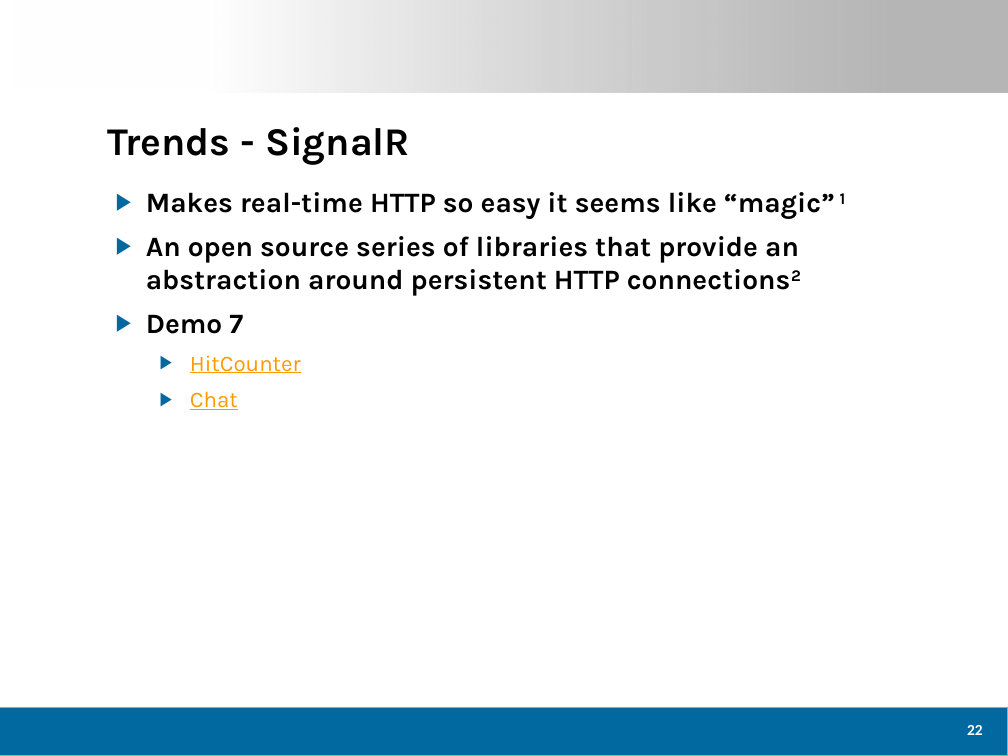
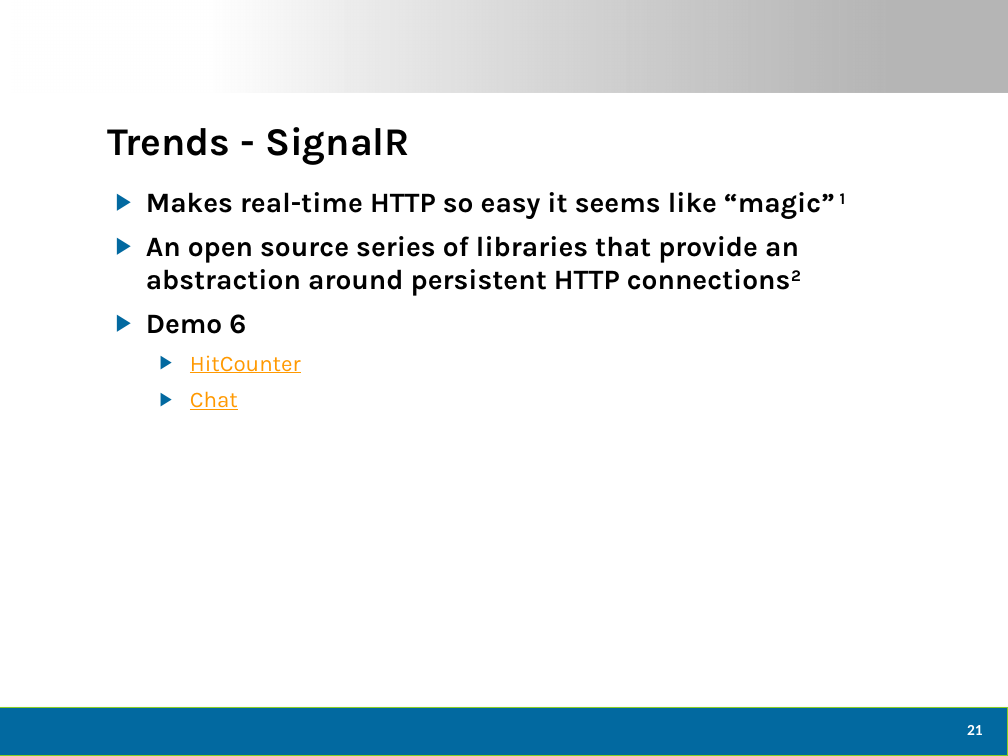
Before and after one commit to dtomyn/HTML5Demo1, a slide deck: slide 22 of Docs/2012 - Live360 Event Review (NEWER).pptx (slide 23 before the commit). Drawn at 1008x756 pixels with LibreOffice and Linux fonts; fonts in the diff are those of the drawing; background and template pictures are left out. Boxes give left, top, right and bottom in pixels: in the first picture for what was removed or moved away, otherwise in the second. Text is boxed around its words. In the diff, an @@ line names an element or a change of style, - is before the commit and + after.

```diff
--- a/Docs/2012 - Live360 Event Review (NEWER).pptx
+++ b/Docs/2012 - Live360 Event Review (NEWER).pptx
@@ text at (x1=146, y1=314, x2=246, y2=334): text changed @@
-▶ Demo 7
+▶ Demo 6
@@ page number at (x1=967, y1=725, x2=983, y2=735): text changed @@
-22
+21
```
Also in this commit, not shown: 10 other slides changed, 1 slide added, 2 slides removed, 5 other files.
